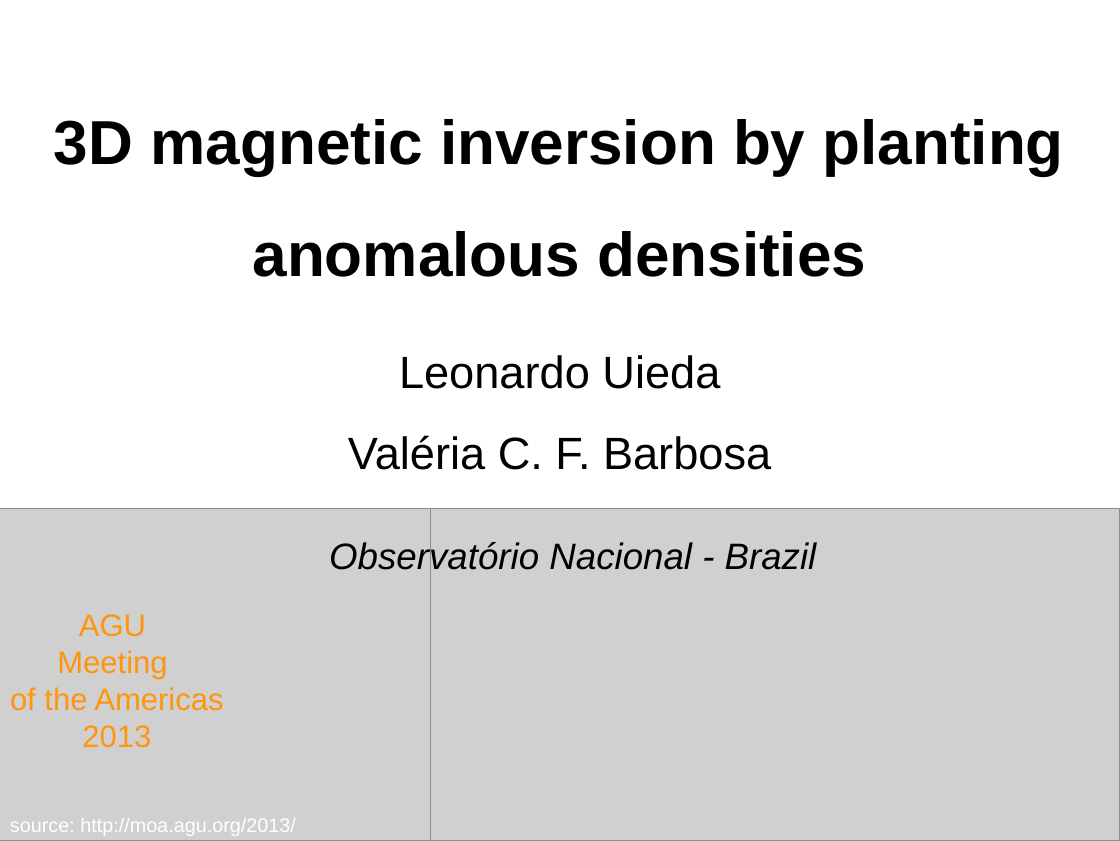
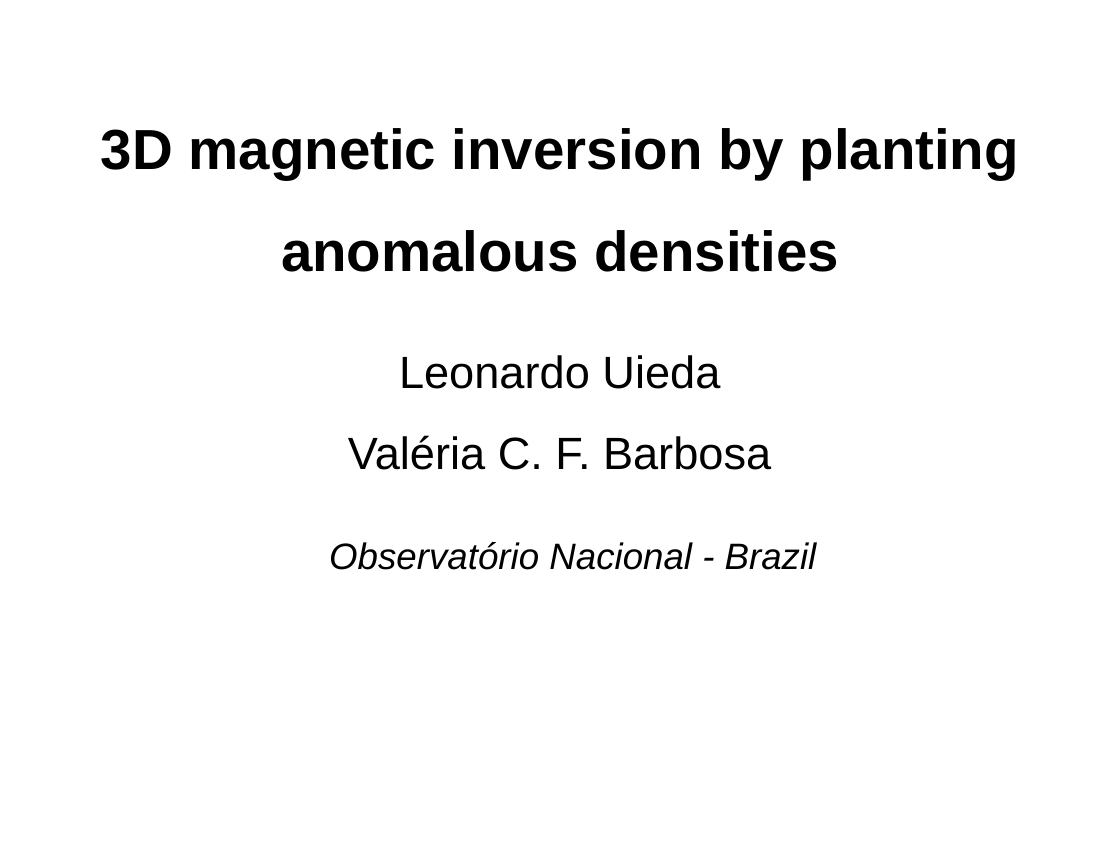
Before and after one commit to leouieda/agu-cancun2013, a slide deck: slide 1 of presentation/uieda_oliveirajr_barbosa.odp. Drawn at 1120x841 pixels with LibreOffice and Linux fonts; fonts in the diff are those of the drawing; grey boxes stand for pictures. Boxes give left, top, right and bottom in pixels: in the first picture for what was removed or moved away, otherwise in the second. Text is boxed around its words. In the diff, an @@ line names an element or a change of style, - is before the commit and + after.

Commit message:
Removed images from presentation

```diff
--- a/presentation/uieda_oliveirajr_barbosa.odp
+++ b/presentation/uieda_oliveirajr_barbosa.odp
@@ title "3D magnetic inversion by planting ...": place and size @@
-title "3D magnetic inversion by planting ..." at box(54, 119, 1064, 277)
+title "3D magnetic inversion by planting ..." at box(101, 128, 1019, 272)
@@ title "3D magnetic inversion by planting ..." at box(101, 128, 1019, 272): size 44 to 40 pt @@
@@ picture removed at box(0, 508, 431, 841) @@
@@ picture removed at box(212, 508, 1120, 841) @@
@@ text removed at box(10, 614, 223, 748) @@
-AGU
-Meeting
-of the Americas
-2013
@@ text removed at box(10, 818, 296, 836) @@
-source: http://moa.agu.org/2013/
```
Also in this commit, not shown: 2 other slides changed, 2 slides added, 1 slide removed, 2 other files.
